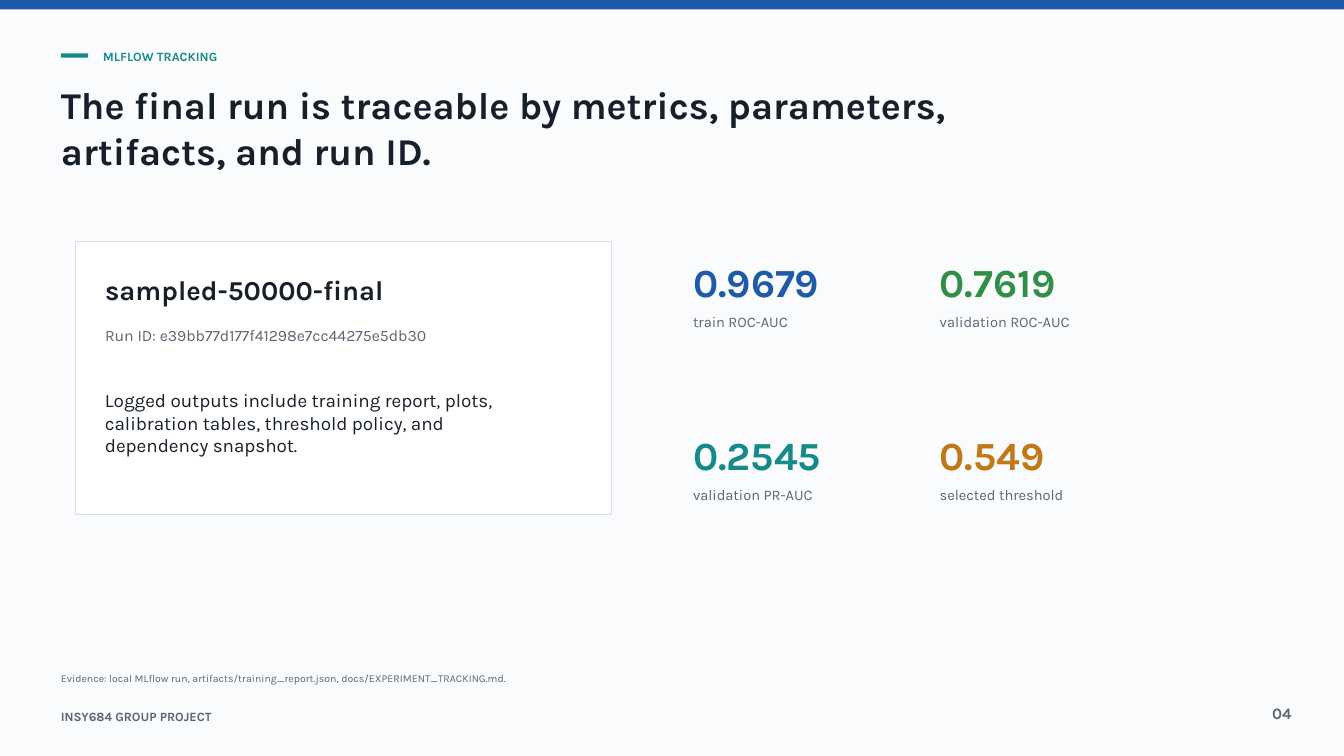
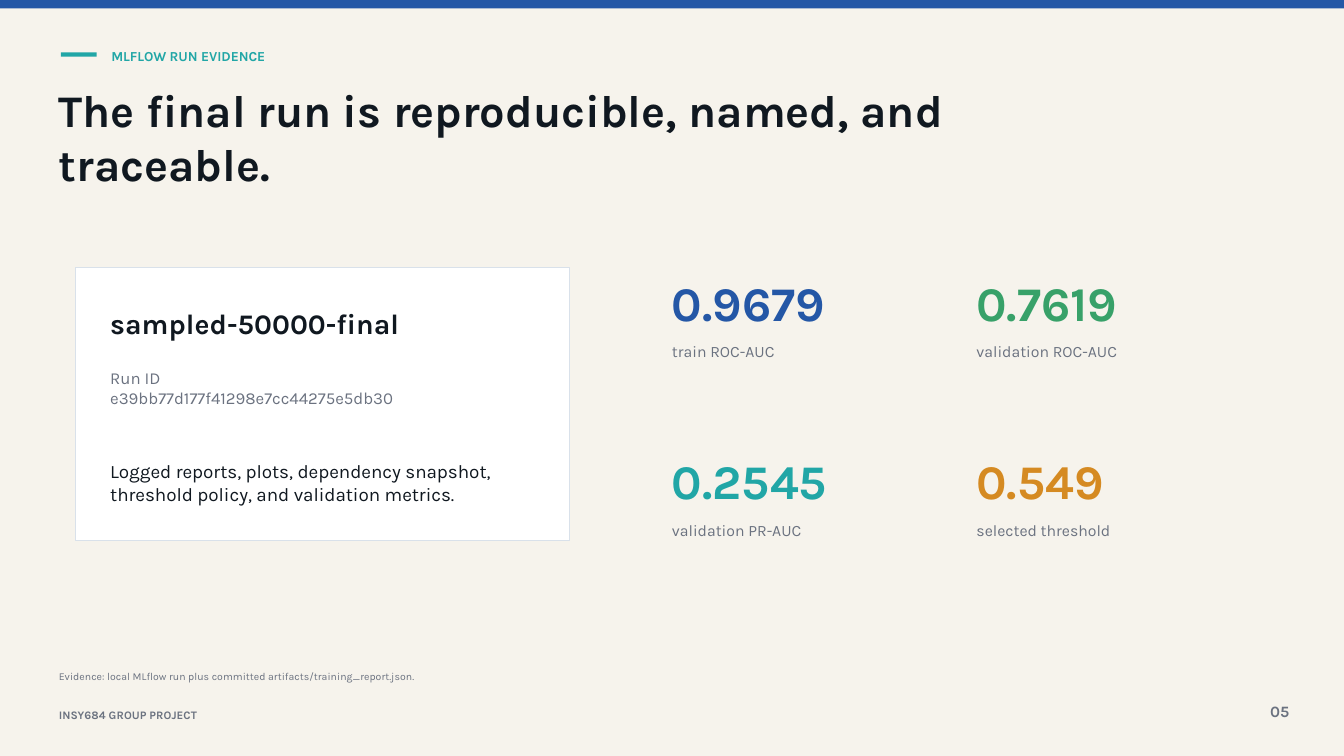
Before and after one commit to QingyuanWang-Data/INSY684_Group, a slide deck: slide 5 of outputs/manual-20260614-insy684-deck/presentations/insy684-mlops-technical-deck/output/insy684-mlops-technical-section.pptx (slide 4 before the commit). Drawn at 1344x756 pixels with LibreOffice and Linux fonts; fonts in the diff are those of the drawing. Boxes give left, top, right and bottom in pixels: in the first picture for what was removed or moved away, otherwise in the second. Text is boxed around its words. In the diff, an @@ line names an element or a change of style, - is before the commit and + after.

```diff
--- a/outputs/manual-20260614-insy684-deck/presentations/insy684-mlops-technical-deck/output/insy684-mlops-technical-section.pptx
+++ b/outputs/manual-20260614-insy684-deck/presentations/insy684-mlops-technical-deck/output/insy684-mlops-technical-section.pptx
@@ rectangle at box(0, 0, 1344, 756): fill #FAFBFC to #F6F3EC @@
@@ rectangle at box(0, 0, 1344, 8): fill #1E5AA8 to #2457A6 @@
@@ rectangle: place and size @@
-rectangle at box(60, 53, 88, 57)
+rectangle at box(60, 52, 96, 56)
@@ rectangle at box(60, 52, 96, 56): fill #168A8A to #21A6A6 @@
@@ text at box(111, 52, 265, 61): text changed; size 9 to 9.8 pt; text colour #168A8A to #21A6A6 @@
-MLFLOW TRACKING
+MLFLOW RUN EVIDENCE
@@ text at box(59, 95, 943, 182): text changed; size 27 to 32.2 pt; text colour #17202A to #101820 @@
-The final run is traceable by metrics, parameters, artifacts, and run ID.
+The final run is reproducible, named, and traceable.
@@ rectangle: place and size @@
-rectangle at box(76, 242, 611, 515)
+rectangle at box(76, 268, 570, 541)
@@ rectangle at box(76, 268, 570, 541): outline #D8DEE7 0.75 pt to #D9E1EA 0.75 pt @@
@@ text "0.9679": place and size @@
-text "0.9679" at box(693, 270, 819, 298)
+text "0.9679" at box(672, 289, 825, 322)
@@ text "0.9679" at box(672, 289, 825, 322): size 28.5 to 34.5 pt, text colour #1E5AA8 to #2457A6 @@
@@ text "0.7619": place and size @@
-text "0.7619" at box(940, 270, 1056, 298)
+text "0.7619" at box(976, 289, 1117, 322)
@@ text "0.7619" at box(976, 289, 1117, 322): size 28.5 to 34.5 pt, text colour #2F8F46 to #38A169 @@
@@ text "sampled-50000-final": place and size @@
-text "sampled-50000-final" at box(105, 280, 383, 307)
+text "sampled-50000-final" at box(110, 314, 399, 341)
@@ text "sampled-50000-final" at box(110, 314, 399, 341): size 19.5 to 20.2 pt, text colour #17202A to #101820 @@
@@ text "train ROC-AUC": place and size @@
-text "train ROC-AUC" at box(693, 317, 787, 327)
+text "train ROC-AUC" at box(672, 346, 774, 357)
@@ text "validation ROC-AUC": place and size @@
-text "validation ROC-AUC" at box(940, 317, 1069, 327)
+text "validation ROC-AUC" at box(976, 346, 1117, 357)
@@ text at box(110, 373, 393, 404): text changed; size 11.2 to 12 pt; text colour #5B6472 to #6B7280 @@
-Run ID: e39bb77d177f41298e7cc44275e5db30
+Run ID
+e39bb77d177f41298e7cc44275e5db30
@@ text at box(110, 465, 490, 506): text changed; text colour #17202A to #101820 @@
-Logged outputs include training report, plots, calibration tables, threshold policy, and dependency snapshot.
+Logged reports, plots, dependency snapshot, threshold policy, and validation metrics.
@@ text "0.2545": place and size @@
-text "0.2545" at box(693, 443, 821, 471)
+text "0.2545" at box(672, 467, 827, 500)
@@ text "0.2545" at box(672, 467, 827, 500): size 28.5 to 34.5 pt, text colour #168A8A to #21A6A6 @@
@@ text "0.549": place and size @@
-text "0.549" at box(940, 443, 1045, 471)
+text "0.549" at box(976, 467, 1103, 500)
@@ text "0.549" at box(976, 467, 1103, 500): size 28.5 to 34.5 pt, text colour #C07818 to #D58A22 @@
@@ text "validation PR-AUC": place and size @@
-text "validation PR-AUC" at box(693, 490, 813, 500)
+text "validation PR-AUC" at box(672, 525, 801, 536)
@@ size 10.5 to 11.2 pt, text colour #5B6472 to #6B7280 in 4 elements at box(672, 346, 774, 357), box(672, 525, 801, 536), box(976, 346, 1117, 357), box(976, 525, 1111, 536) @@
@@ text "selected threshold": place and size @@
-text "selected threshold" at box(940, 490, 1063, 500)
+text "selected threshold" at box(976, 525, 1111, 536)
@@ text at box(59, 672, 414, 683): text changed; text colour #5B6472 to #6B7280 @@
-Evidence: local MLflow run, artifacts/training_report.json, docs/EXPERIMENT_TRACKING.md.
+Evidence: local MLflow run plus committed artifacts/training_report.json.
@@ text "INSY684 GROUP PROJECT" at box(59, 711, 196, 719): size 9 to 8.2 pt, text colour #5B6472 to #6B7280 @@
@@ text added at box(1270, 706, 1289, 717), 11.2 pt, text #6B7280, bold @@
+05
@@ text removed at box(1272, 708, 1291, 719) @@
-04
```
Also in this commit, not shown: 3 other slides changed, 6 slides added, 4 slides removed, 2 other files.
